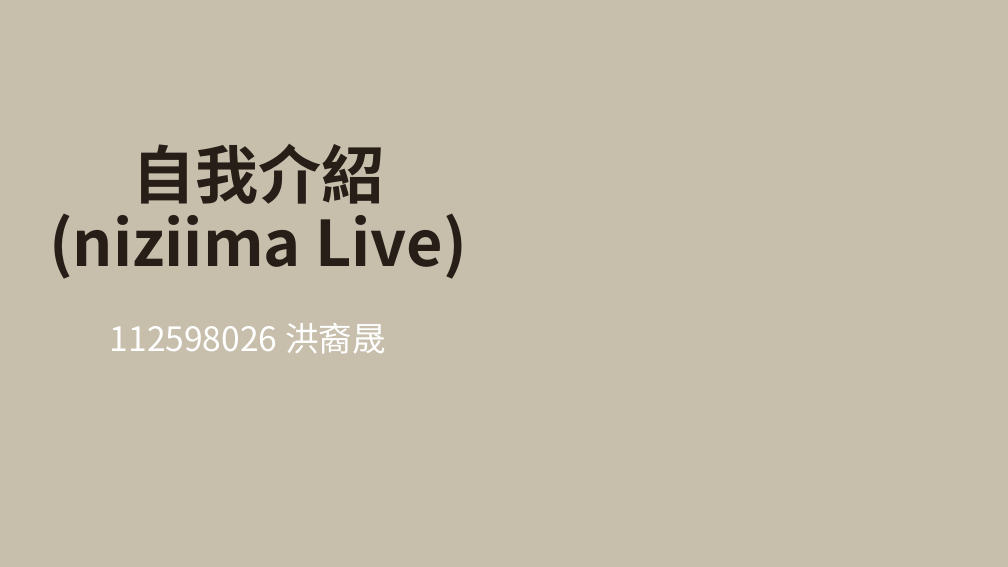
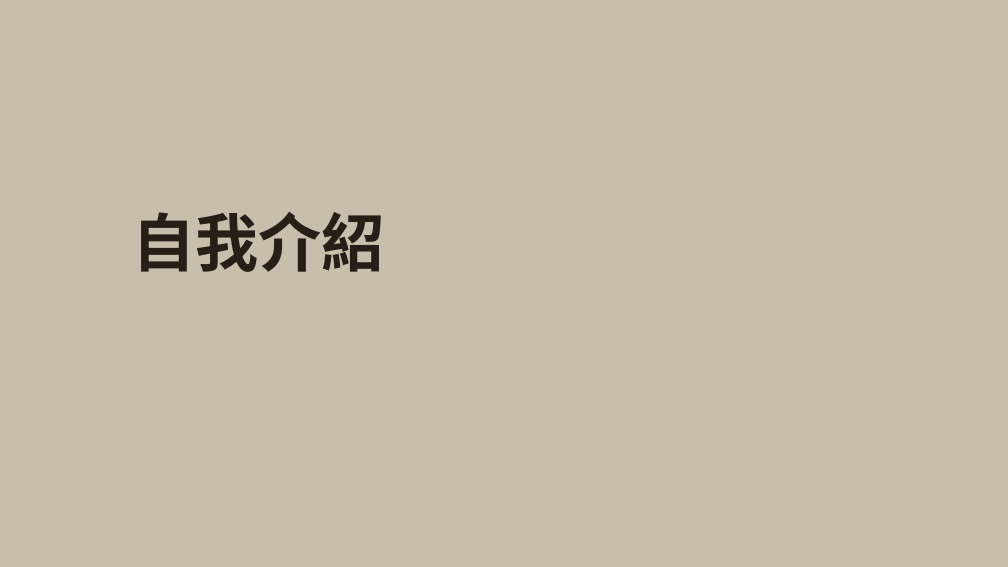
Before and after one commit to Eeec7777/ca2024f, a slide deck: slide 1 of hw01.pptx. Drawn at 1008x567 pixels with LibreOffice and Linux fonts; fonts in the diff are those of the drawing. Boxes give left, top, right and bottom in pixels: in the first picture for what was removed or moved away, otherwise in the second. Text is boxed around its words. In the diff, an @@ line names an element or a change of style, - is before the commit and + after.

```diff
--- a/hw01.pptx
+++ b/hw01.pptx
@@ title at [132, 212, 384, 272]: text changed @@
-自我介紹(niziima Live)
+自我介紹
@@ text removed at [110, 323, 386, 354] @@
-112598026 洪裔晟
```
Also in this commit, not shown: 3 other files.
